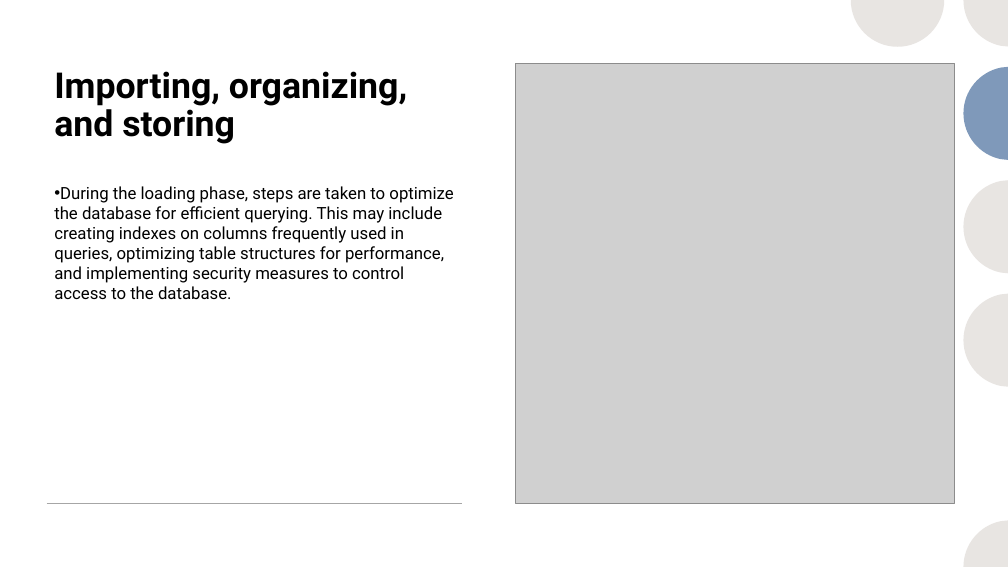
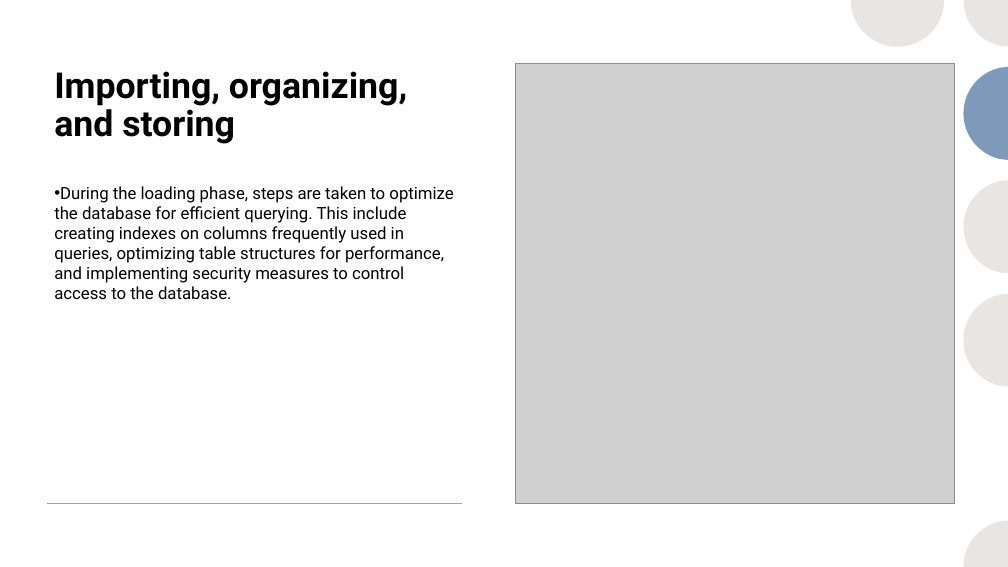
Before and after one commit to Zoouri/Project-3---Group-3, a slide deck: slide 16 of Presentation Final.pptx (slide 15 before the commit). Drawn at 1008x567 pixels with LibreOffice and Linux fonts; fonts in the diff are those of the drawing; grey boxes stand for pictures. Boxes give left, top, right and bottom in pixels: in the first picture for what was removed or moved away, otherwise in the second. Text is boxed around its words. In the diff, an @@ line names an element or a change of style, - is before the commit and + after.

```diff
--- a/Presentation Final.pptx
+++ b/Presentation Final.pptx
@@ text at [54,186,453,299]: text changed @@
-• During the loading phase, steps are taken to optimize the database for efficient querying. This may include creating indexes on columns frequently used in queries, optimizing table structures for performance, and implementing security measures to control access to the database.
+• During the loading phase, steps are taken to optimize the database for efficient querying. This include creating indexes on columns frequently used in queries, optimizing table structures for performance, and implementing security measures to control access to the database.
```
Also in this commit, not shown: 1 other slide changed, 1 slide added.
